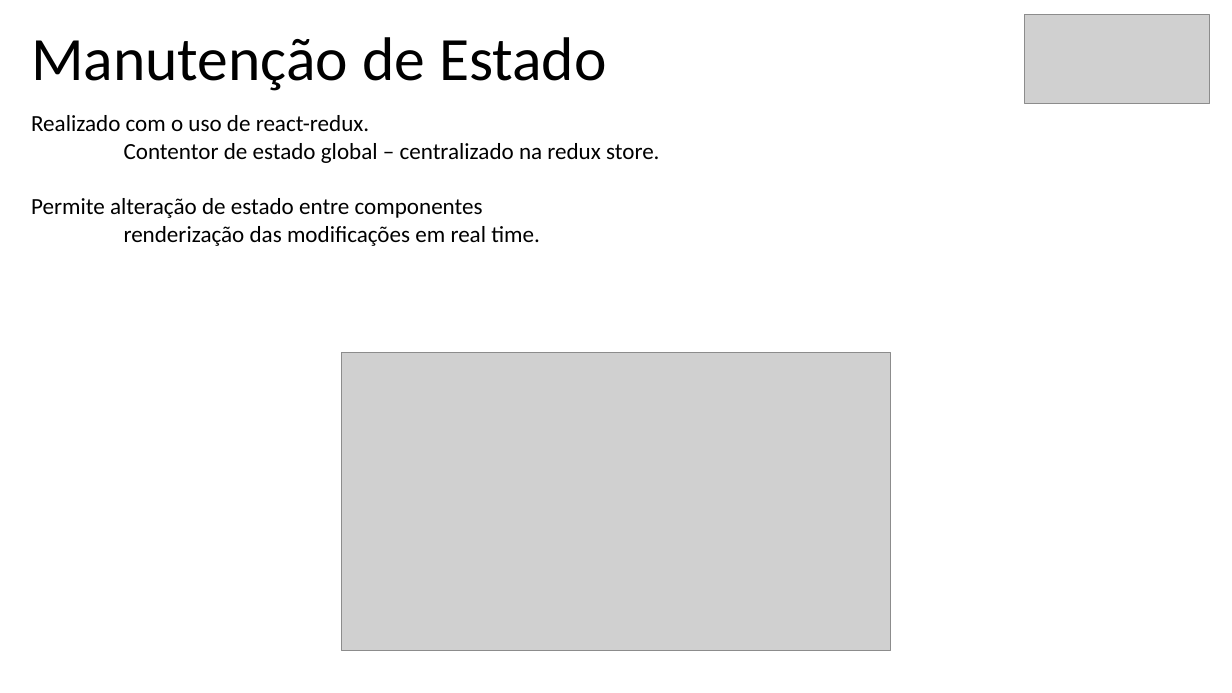
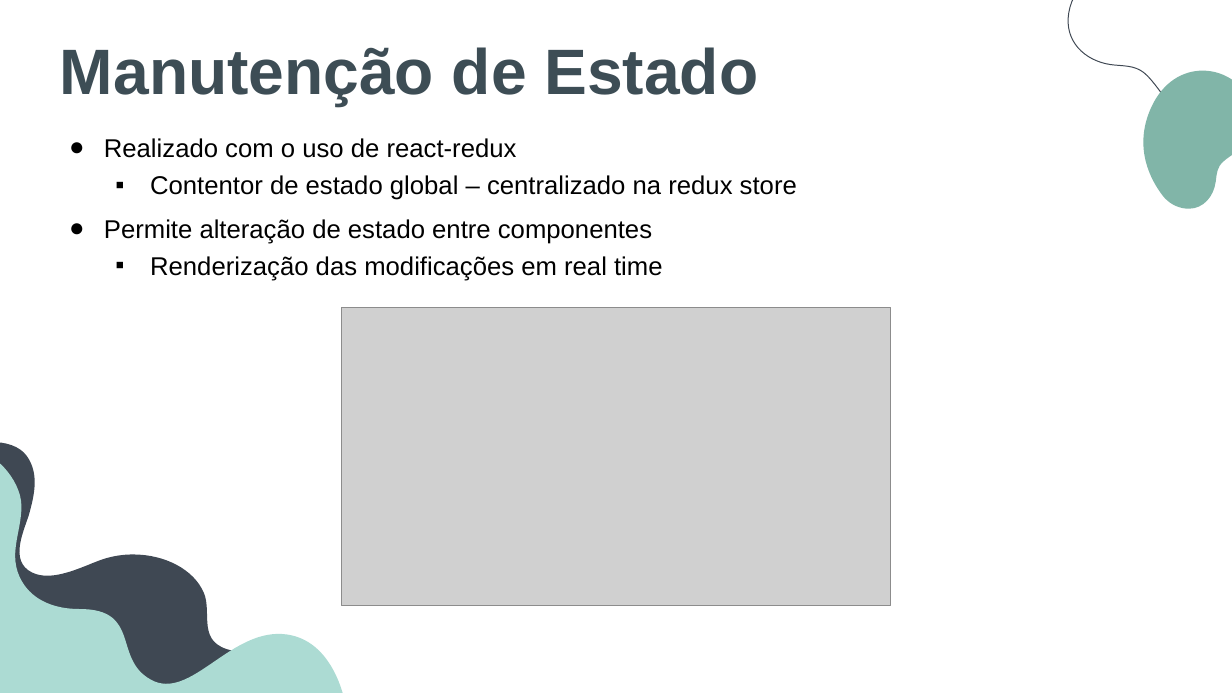
Before and after one commit to BernardoFMF/surf-management-app, a slide deck: slide 9 of docs/demonstracao-progresso.pptx. Drawn at 1232x693 pixels with LibreOffice and Linux fonts; fonts in the diff are those of the drawing; grey boxes stand for pictures. Boxes give left, top, right and bottom in pixels: in the first picture for what was removed or moved away, otherwise in the second. Text is boxed around its words. In the diff, an @@ line names an element or a change of style, - is before the commit and + after.

Commit message:
progress presentation

```diff
--- a/docs/demonstracao-progresso.pptx
+++ b/docs/demonstracao-progresso.pptx
@@ picture removed at [1025,15,1210,104] @@
@@ freeform shape added at [1067,0,1232,127], outline #3F4853 0.78 pt @@
@@ text "Manutenção de Estado": place and size @@
-text "Manutenção de Estado" at [31,37,607,91]
+text "Manutenção de Estado" at [60,47,758,106]
@@ text "Manutenção de Estado" at [60,47,758,106]: size 48 to 50 pt, font Calibri to Arial, text colour #000000 to #3D4D55, bold on; line spacing 1 to 0.9 @@
@@ freeform shape added at [1133,70,1232,208], fill #81B5A8 @@
@@ subtitle "Realizado com o uso de ...": place and size @@
-subtitle "Realizado com o uso de ..." at [31,115,659,246]
+subtitle "Realizado com o uso de ..." at [104,138,797,281]
@@ subtitle at [104,138,797,200]: text changed; size 18 to 20 pt; font Calibri to Arial @@
-Realizado com o uso de react-redux.
-Contentor de estado global – centralizado na redux store.
+● Realizado com o uso de react-redux
+  ▪ Contentor de estado global – centralizado na redux store
@@ subtitle at [104,219,652,244]: size 18 to 20 pt, font Calibri to Arial in "Permite alteração de estado entre componentes"; bullet none to ●; more space between paragraphs @@
@@ subtitle at [150,256,663,281]: text changed; size 18 to 20 pt; font Calibri to Arial @@
-renderização das modificações em real time.
+  ▪ Renderização das modificações em real time
@@ picture: place and size @@
-picture at [341,352,891,651]
+picture at [341,307,891,605]
@@ freeform shape added at [0,346,358,693], fill #ACDBD3 @@
@@ freeform shape added at [0,442,287,693], fill #3F4853 @@
```
Also in this commit, not shown: 11 other slides changed.
